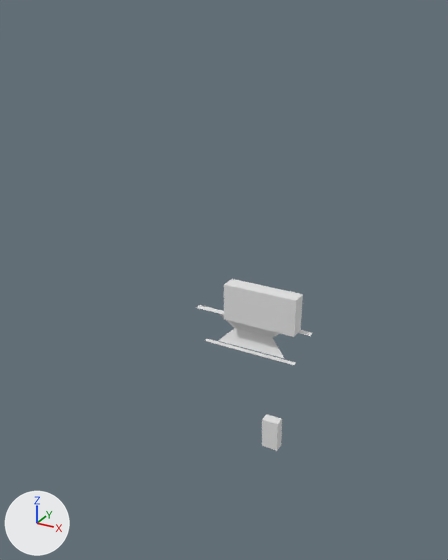
The OBJ model site/plan3d.obj: old version first, new version second.
The view is the same before and after, from a camera (50 mm lens) standing at (96.0, -195.0, 126.0) and looking at (-13.0, 2.0, 27.0). Arrows for +X, +Y and +Z are at lower left; the lights stay in place. The older version comes first. Where no turn or scale is listed for an object, it has been applied to the vertices.

The first picture shows 'building_B_23x43_eave_14ft_assumed', 'spec_plaza_bldg_c', 'spec_plaza_retaining_wall_face', 'spec_rear_fence', 'spec_retention_basin'.
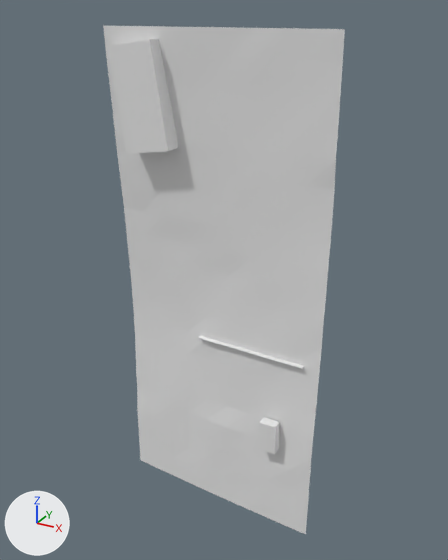
Location of each change, [x1, y1, x2, y2] in pixels of the pictures (448 x 560 px):
'terrain_lidar_2017', added: after [103, 26, 345, 534]
'scenic_brook_plaza_building_3', added: after [107, 39, 178, 154]
'spec_plaza_bldg_c', deleted: before [224, 279, 303, 337]
'spec_retention_basin', deleted: before [218, 314, 285, 359]
'rear_fence', added: after [198, 335, 304, 369]
'spec_rear_fence', deleted: before [204, 339, 296, 365]
'spec_plaza_retaining_wall_face', deleted: before [196, 305, 312, 336]

The change, as a list of edits to the scene's bpy script:
```text
Add me_terrain_lidar_2017:
    me_terrain_lidar_2017.from_pydata(...)  # 210 vertices, 180 faces; spans x -60.0..30.0, y -4.0..4.0, z -80.0..120.0
Add me_scenic_brook_plaza_building_3:
    me_scenic_brook_plaza_building_3.from_pydata([(-30.6, -1.0, 78.3), (-49.3, -1.0, 75.4), (-55.0, -1.0, 113.1), (-36.3, -1.0, 116.0), (-36.3, -8.1, 116.0), (-55.0, -8.1, 113.1), (-49.3, -8.1, 75.4), (-30.6, -8.1, 78.3)], [], [(0, 1, 2, 3), (4, 5, 6, 7), (3, 2, 5, 4), (2, 1, 6, 5), (1, 0, 7, 6), (0, 3, 4, 7)])
Add me_rear_fence:
    me_rear_fence.from_pydata(...)  # 192 vertices, 144 faces; spans x -23.6..23.6, y -2.7..0.9, z -0.1..0.1
Remove ob_spec_plaza_bldg_c:
    ob_spec_plaza_bldg_c = bpy.data.objects.new('spec_plaza_bldg_c', me_spec_plaza_bldg_c)
    ob_spec_plaza_bldg_c.location = (0.0, 0.0, 0.0)
Remove ob_spec_plaza_retaining_wall_face:
    ob_spec_plaza_retaining_wall_face = bpy.data.objects.new('spec_plaza_retaining_wall_face', me_spec_plaza_retaining_wall_face)
    ob_spec_plaza_retaining_wall_face.location = (0.0, 0.0, 0.0)
Remove ob_spec_rear_fence:
    ob_spec_rear_fence = bpy.data.objects.new('spec_rear_fence', me_spec_rear_fence)
    ob_spec_rear_fence.location = (0.0, 0.0, 0.0)
Remove ob_spec_retention_basin:
    ob_spec_retention_basin = bpy.data.objects.new('spec_retention_basin', me_spec_retention_basin)
    ob_spec_retention_basin.location = (0.0, 0.0, 0.0)
Add ob_terrain_lidar_2017:
    ob_terrain_lidar_2017 = bpy.data.objects.new('terrain_lidar_2017', me_terrain_lidar_2017)
    ob_terrain_lidar_2017.location = (0.0, 0.0, 0.0)
Add ob_scenic_brook_plaza_building_3:
    ob_scenic_brook_plaza_building_3 = bpy.data.objects.new('scenic_brook_plaza_building_3', me_scenic_brook_plaza_building_3)
    ob_scenic_brook_plaza_building_3.location = (0.0, 0.0, 0.0)
Add ob_rear_fence:
    ob_rear_fence = bpy.data.objects.new('rear_fence', me_rear_fence)
    ob_rear_fence.location = (0.0, 0.0, 0.0)
```
